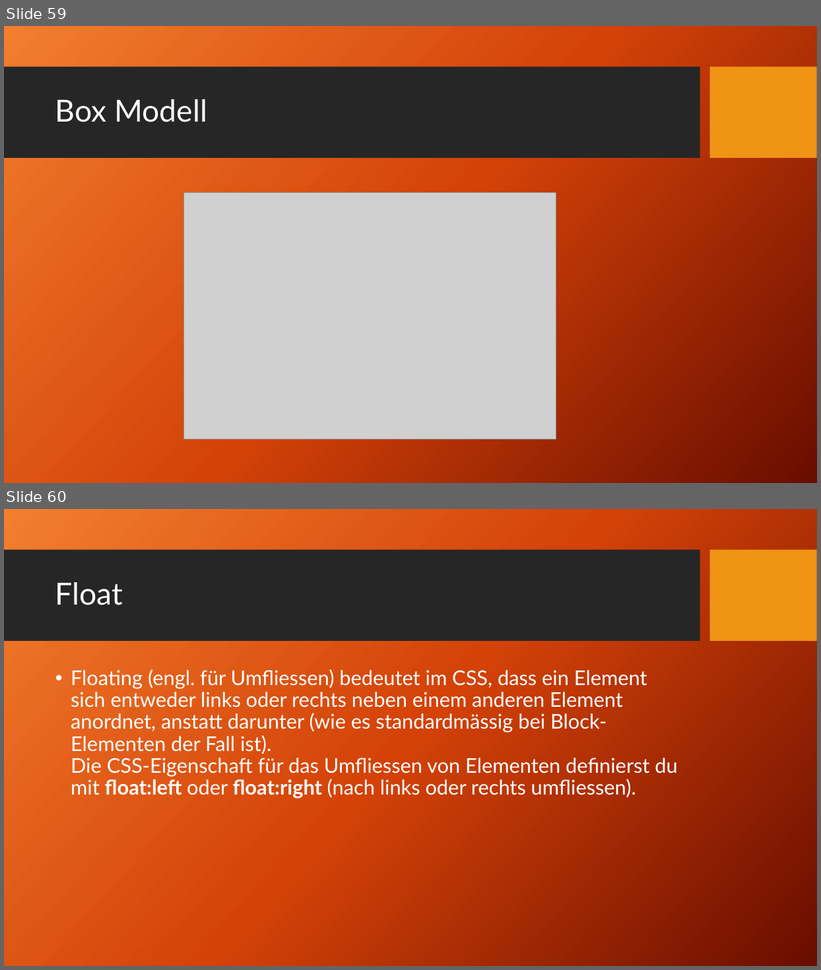
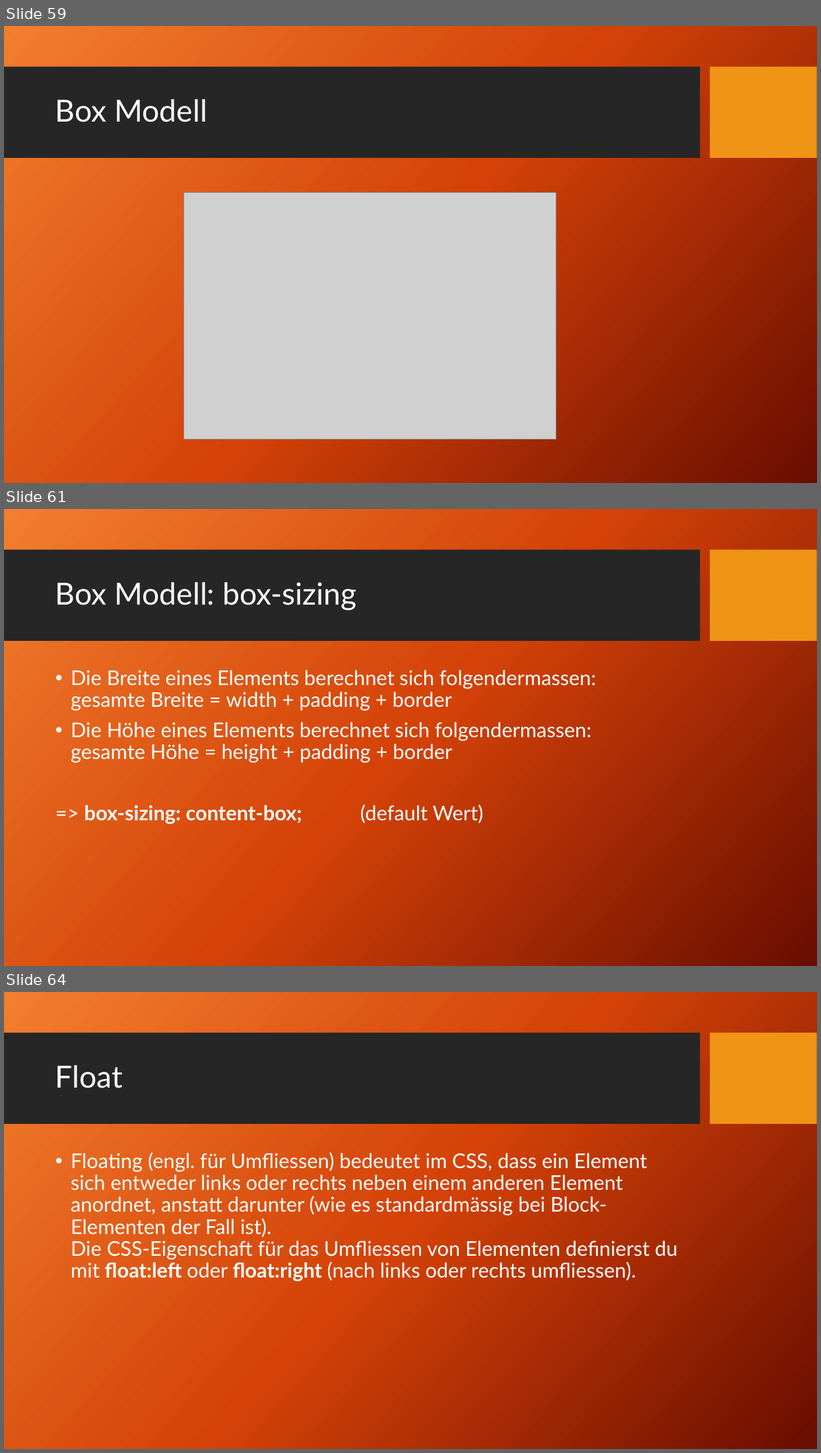
Before and after one commit to TomFrey/htmlCssBasicUebungen, a slide deck: html Schulung.pptx. Shown one above the other, each under a label of ours: slides 59 and 60 before the commit, slides 59, 61 and 64 after it; the slides between them are not shown. The pictures are 821x970 and 821x1453 pixels, drawn with LibreOffice and Linux fonts; fonts in the diff are those of the drawing; grey boxes stand for pictures; background and template pictures are left out. Boxes give left, top, right and bottom in pixels: in the first picture for what was removed or moved away, otherwise in the second. Text is boxed around its words. In the diff, an @@ line names an element or a change of style, - is before the commit and + after.

Commit message:
BoxModel Übung hinzugefügt / Folien für Boxmodell und collapsing margins

```diff
--- a/html Schulung.pptx
+++ b/html Schulung.pptx
@@ slide 61 added at <box>4,509,817,966</box>, background picture (left out); not listed: 2 template elements that a slide beside it also shows @@
@@ title added at <box>55,582,356,611</box>, 36 pt, text #FFFFFF @@
+Box Modell: box-sizing
@@ text added at <box>71,670,596,824</box>, 24 pt, text #FFFFFF @@
+• Die Breite eines Elements berechnet sich folgendermassen:
+  gesamte Breite = width + padding + border
+• Die Höhe eines Elements berechnet sich folgendermassen:
+  gesamte Höhe = height + padding + border
+=> box-sizing: content-box; (default Wert)
@@ what was slide 60 is now slide 64 @@
```
Also in this commit, not shown: 3 other slides added, 10 other files.
